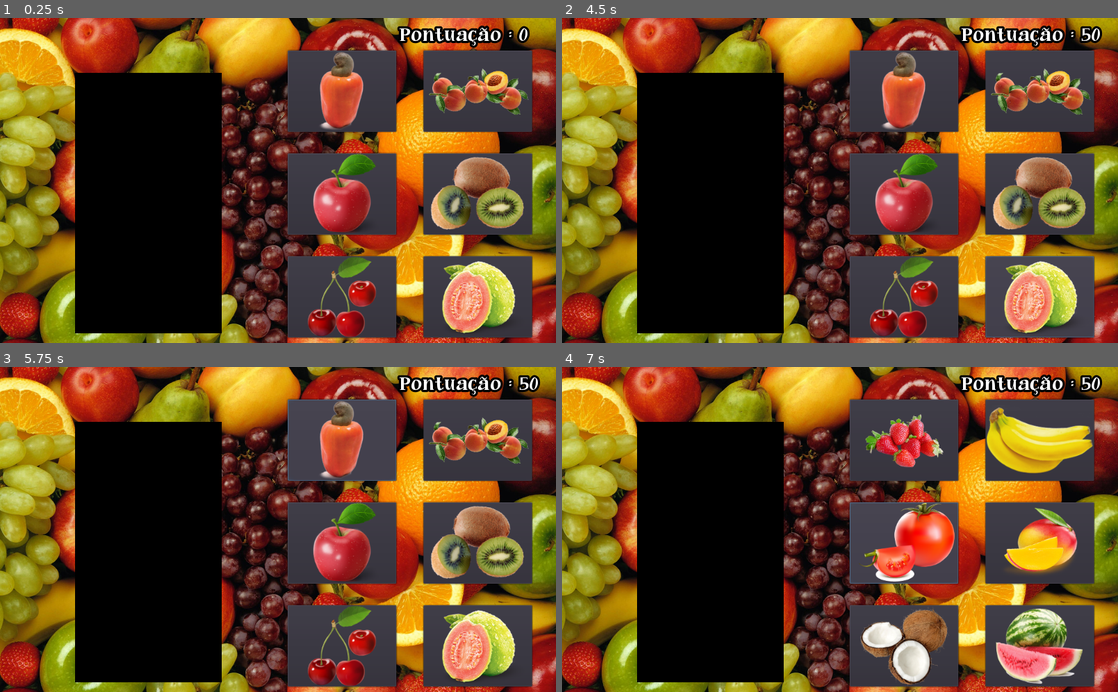
Above: before the commit, frames 1-4 (two rows, left to right).
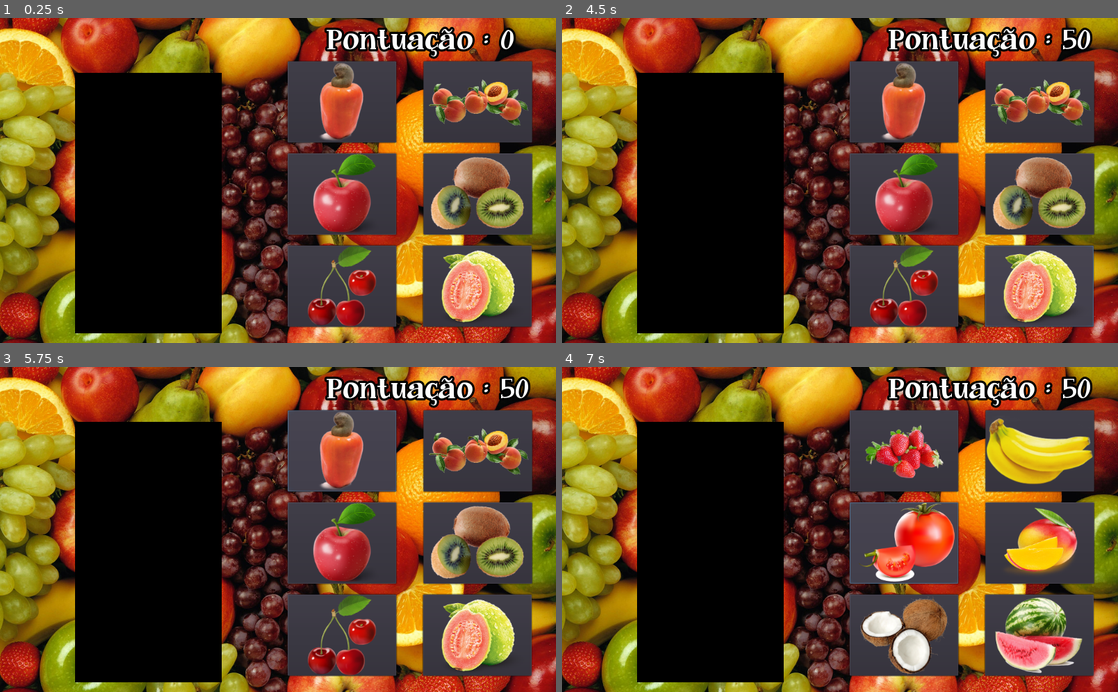
Above: after the commit, the same moments.

Repository: ClaudioKamoda/Qual-a-Fruta
Game: Godot game, scene res://cenas/principalDificeis.tscn
The game is run twice, just before and just after one commit, with the same random seed, the same clock (stepped at 60 frames per second) and the same inputs. This scene is started directly instead of the project's main scene. The engine's default icon, where the game draws it, is replaced by a stand-in: a white triangle on a blue panel in a dark square. Video files are missing from this copy of the repository; at most half a second of black plays in their place.
Inputs (mouse positions are in pixels of both pictures, inside the frame that each line leads up to; where the layout moved, square brackets give the same spot in the first picture):
- Up to frame 1 (0.25 s): no input
- Up to frame 2 (4.5 s): click (906, 102) [906, 89] at 0.5 s; click (1040, 102) [1040, 89] at 1.25 s; click (906, 193) at 2 s; click (1040, 193) at 2.75 s; click (906, 284) [906, 297] at 3.5 s; click (1040, 284) [1040, 297] at 4.25 s
- Up to frame 3 (5.75 s): click (344, 451) [344, 438] at 5 s
- Up to frame 4 (7 s): click (1040, 451) [1040, 438] at 5.75 s; click (906, 542) at 6.5 s

The runs differ from the first frame. In frame 1, 14% of the frame differs, in the area x 51-96%, y 2-99%; in frame 2, 14%; in frame 3, 14%; in frame 4, 16%, in the area x 51-98%, y 2-99%.

Commit message:
aumentando tamanho do placar

Diff:
--- a/cenas/principalDificeis.tscn
+++ b/cenas/principalDificeis.tscn
@@ -8,7 +8,7 @@
 [ext_resource path="res://fonts/JandaCurlygirlChunky.ttf" type="DynamicFontData" id=6]
 
 [sub_resource type="DynamicFont" id=1]
-size = 30
+size = 45
 outline_size = 4
 outline_color = Color( 0, 0, 0, 1 )
 extra_spacing_char = 1
@@ -33,9 +33,9 @@
 
 [node name="Fruta1" type="Button" parent="Botões"]
 margin_left = 530.0
-margin_top = 60.0
+margin_top = 80.0
 margin_right = 730.0
-margin_bottom = 210.0
+margin_bottom = 230.0
 
 [node name="SpriteFruta1" type="Sprite" parent="Botões/Fruta1"]
 texture = ExtResource( 2 )
@@ -43,9 +43,9 @@
 
 [node name="Fruta2" type="Button" parent="Botões"]
 margin_left = 780.0
-margin_top = 60.0
+margin_top = 80.0
 margin_right = 980.0
-margin_bottom = 210.0
+margin_bottom = 230.0
 
 [node name="SpriteFruta2" type="Sprite" parent="Botões/Fruta2"]
 texture = ExtResource( 2 )
@@ -73,19 +73,19 @@
 
 [node name="Fruta5" type="Button" parent="Botões"]
 margin_left = 530.0
-margin_top = 440.0
+margin_top = 420.0
 margin_right = 730.0
-margin_bottom = 590.0
+margin_bottom = 570.0
 
 [node name="SpriteFruta5" type="Sprite" parent="Botões/Fruta5"]
 texture = ExtResource( 2 )
 centered = false
 
 [node name="Fruta6" type="Button" parent="Botões"]
-margin_left = 780.0
-margin_top = 440.0
-margin_right = 980.0
-margin_bottom = 590.0
+margin_left = 778.568
+margin_top = 420.0
+margin_right = 978.568
+margin_bottom = 570.0
 
 [node name="SpriteFruta6" type="Sprite" parent="Botões/Fruta6"]
 texture = ExtResource( 2 )
@@ -109,10 +109,10 @@
 stream = ExtResource( 5 )
 
 [node name="placar" type="RichTextLabel" parent="."]
-margin_left = 722.0
+margin_left = 580.0
 margin_top = 10.0
 margin_right = 1014.0
-margin_bottom = 58.0
+margin_bottom = 80.0
 custom_fonts/normal_font = SubResource( 1 )
 text = " Pontuação : 0"
 scroll_active = false
--- a/cenas/principalFaceis.tscn
+++ b/cenas/principalFaceis.tscn
@@ -8,7 +8,7 @@
 [ext_resource path="res://fonts/JandaCurlygirlChunky.ttf" type="DynamicFontData" id=6]
 
 [sub_resource type="DynamicFont" id=1]
-size = 30
+size = 45
 outline_size = 4
 outline_color = Color( 0.0196078, 0.00392157, 0.00392157, 1 )
 extra_spacing_char = 1
@@ -69,10 +69,10 @@
 autoplay = true
 
 [node name="placar" type="RichTextLabel" parent="."]
-margin_left = 722.0
+margin_left = 580.0
 margin_top = 10.0
 margin_right = 1014.0
-margin_bottom = 58.0
+margin_bottom = 80.0
 custom_fonts/normal_font = SubResource( 1 )
 text = " Pontuação : 0"
 scroll_active = false
--- a/cenas/principalMedias.tscn
+++ b/cenas/principalMedias.tscn
@@ -8,7 +8,7 @@
 [ext_resource path="res://fonts/JandaCurlygirlChunky.ttf" type="DynamicFontData" id=6]
 
 [sub_resource type="DynamicFont" id=1]
-size = 30
+size = 45
 outline_size = 4
 outline_color = Color( 0, 0, 0, 1 )
 extra_spacing_char = 1
@@ -87,10 +87,10 @@
 stream = ExtResource( 5 )
 
 [node name="placar" type="RichTextLabel" parent="."]
-margin_left = 722.0
+margin_left = 580.0
 margin_top = 10.0
 margin_right = 1014.0
-margin_bottom = 58.0
+margin_bottom = 80.0
 custom_fonts/normal_font = SubResource( 1 )
 text = " Pontuação : 0"
 scroll_active = false
